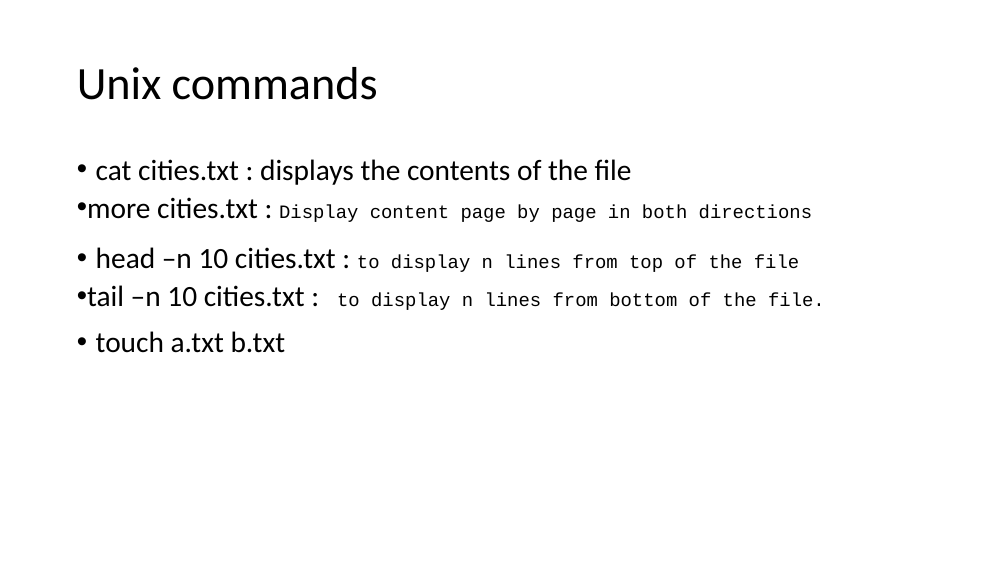
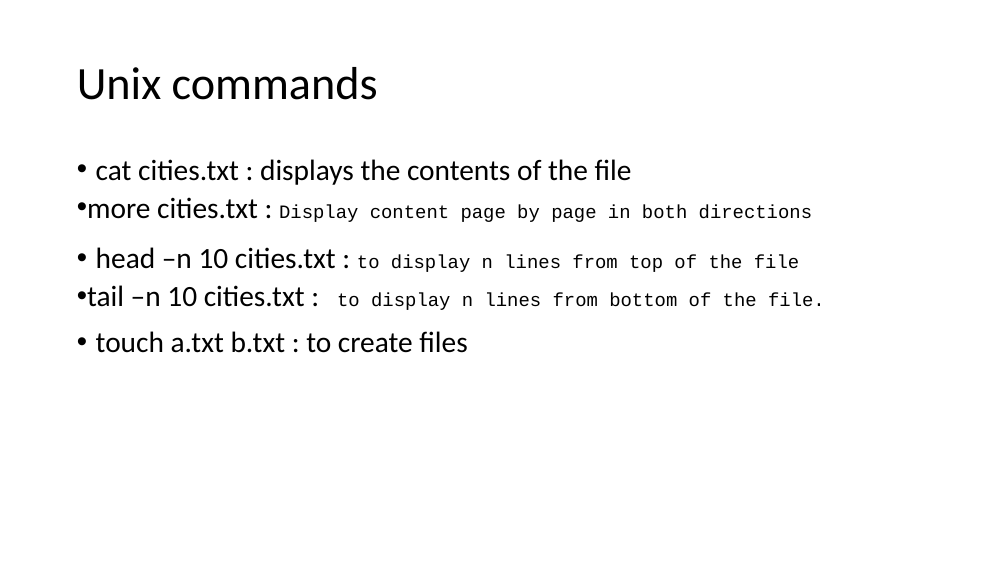
Before and after one commit to Santi2020/Study-Notes, a slide deck: slide 8 of Unix_PPT.pptx. Drawn at 1008x567 pixels with LibreOffice and Linux fonts; fonts in the diff are those of the drawing. Boxes give left, top, right and bottom in pixels: in the first picture for what was removed or moved away, otherwise in the second. Text is boxed around its words. In the diff, an @@ line names an element or a change of style, - is before the commit and + after.

```diff
--- a/Unix_PPT.pptx
+++ b/Unix_PPT.pptx
@@ text at (96,331,467,353): text changed @@
-• touch a.txt b.txt
+• touch a.txt b.txt : to create files
```
Also in this commit, not shown: 17 other files.
